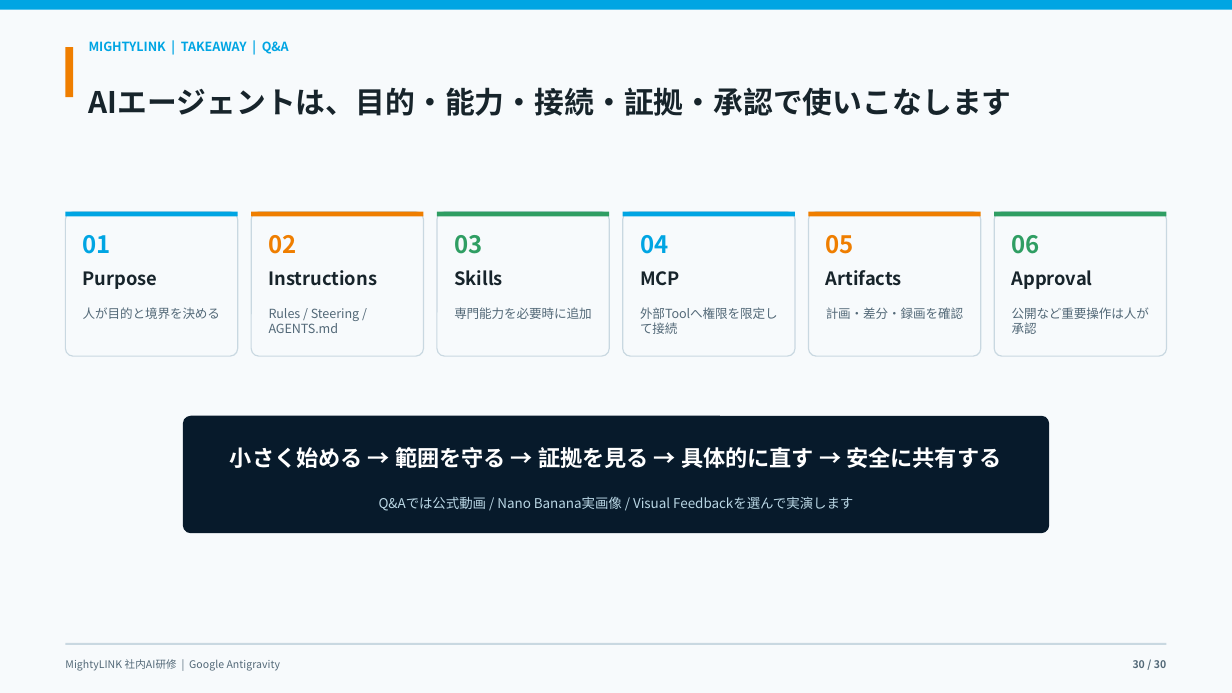
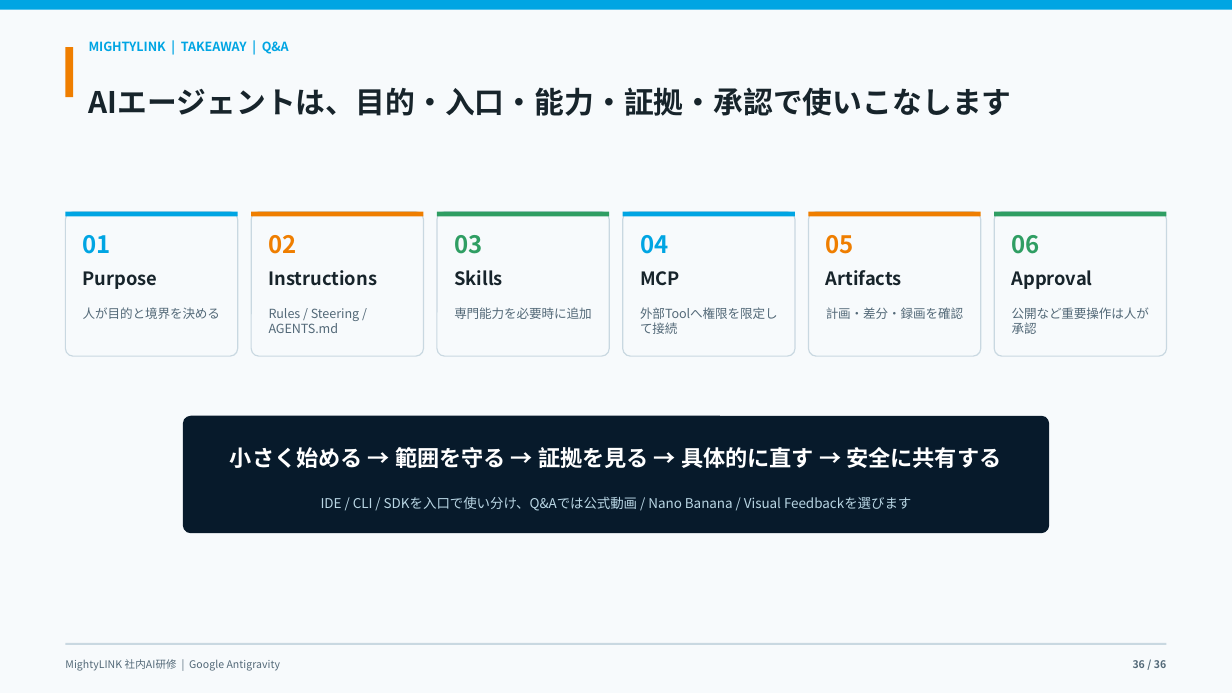
Before and after one commit to kanta13jp1/mighty-link-ai-connect, a slide deck: slide 36 of exports/knowledge_flow/mighty_skill_bridge_antigravity_user_guide_2026.pptx (slide 30 before the commit). Drawn at 1232x693 pixels with LibreOffice and Linux fonts; fonts in the diff are those of the drawing. Boxes give left, top, right and bottom in pixels: in the first picture for what was removed or moved away, otherwise in the second. Text is boxed around its words. In the diff, an @@ line names an element or a change of style, - is before the commit and + after.

```diff
--- a/exports/knowledge_flow/mighty_skill_bridge_antigravity_user_guide_2026.pptx
+++ b/exports/knowledge_flow/mighty_skill_bridge_antigravity_user_guide_2026.pptx
@@ text at box(89, 87, 1012, 116): text changed @@
-AIエージェントは、目的・能力・接続・証拠・承認で使いこなします
+AIエージェントは、目的・入口・能力・証拠・承認で使いこなします
@@ text at box(321, 497, 911, 511): text changed @@
-Q&Aでは公式動画 / Nano Banana実画像 / Visual Feedbackを選んで実演します
+IDE / CLI / SDKを入口で使い分け、Q&Aでは公式動画 / Nano Banana / Visual Feedbackを選びます
```
Also in this commit, not shown: 29 other slides changed, 6 slides added, 12 other files.
